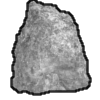
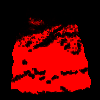
Layers edited between the first and the second 100x100 image:
added layer "mask" above "mask bg" over box(11, 6, 91, 96)
added layer "mask bg" above "line" over box(0, 0, 100, 100)
painted on "line" over box(10, 0, 92, 98)
added layer "snow" above "Pasted Layer" over box(11, 1, 90, 98)
painted on "Pasted Layer" over box(11, 0, 91, 97)
